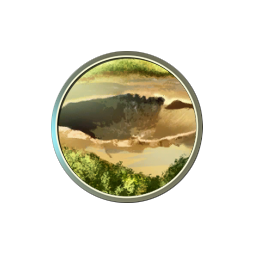
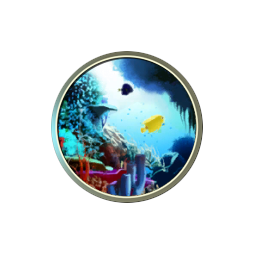
Revision of a layered 256 x 256 image; what changed, layer by layer:
added layer "Layer 3" in group "Wonders" over [left=51, top=51, right=203, bottom=203]
renamed "Layer 2" to "BC", hid it over [left=51, top=51, right=203, bottom=203]
